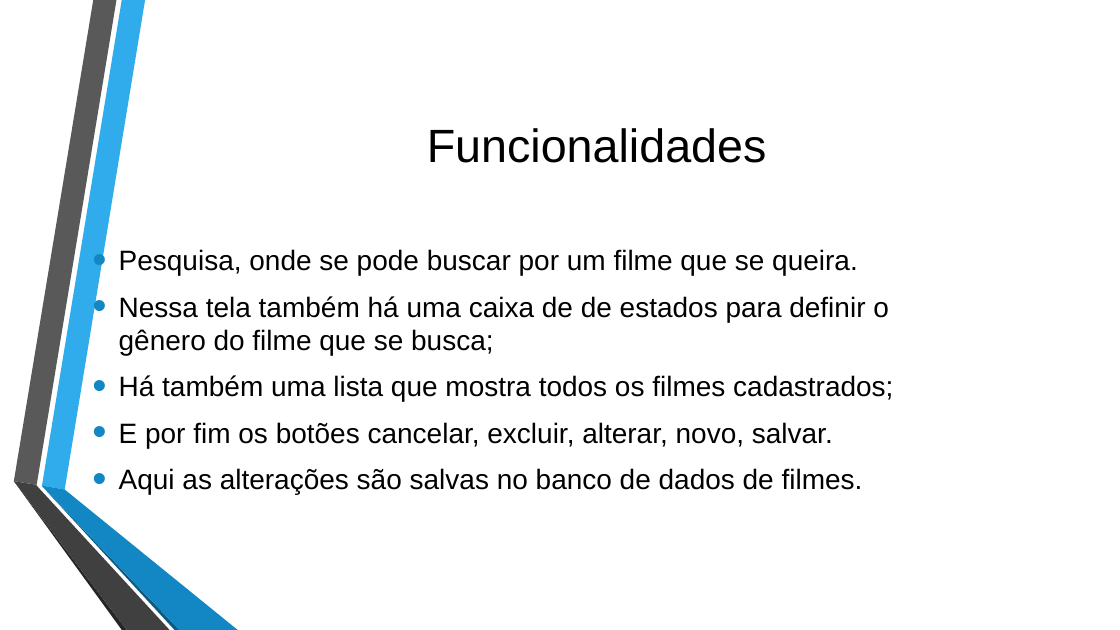
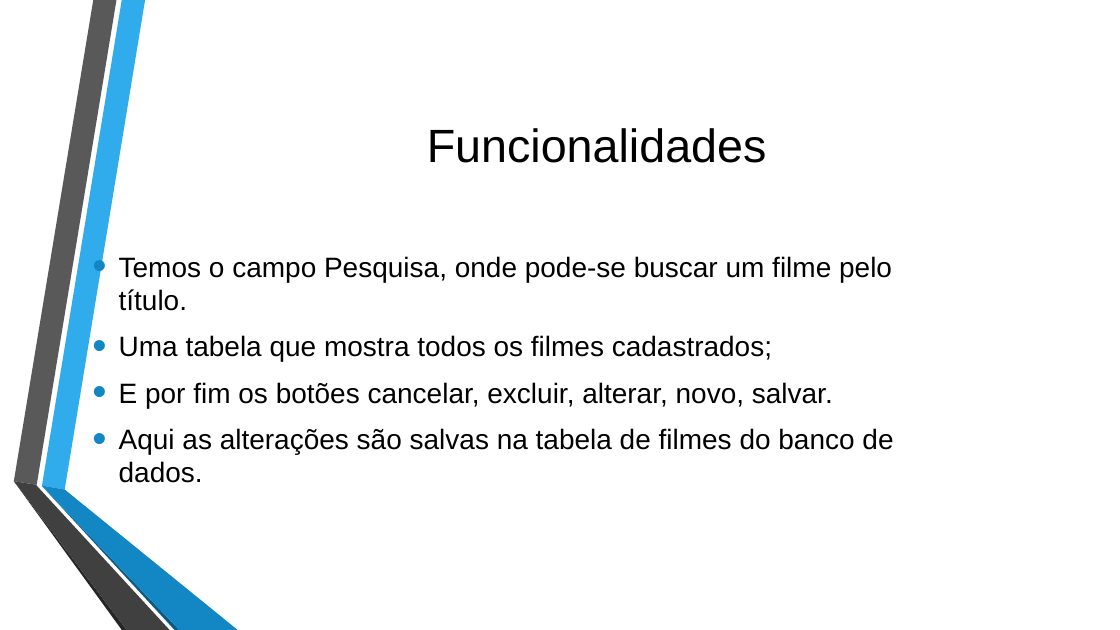
Before and after one commit to Rodrigojxj/ProjetoFinal_POO_2018.2_LocadoraDeVideo, a slide deck: slide 6 of LoopInfinito - Apresentação final.pptx. Drawn at 1120x630 pixels with LibreOffice and Linux fonts; fonts in the diff are those of the drawing; background and template pictures are left out. Boxes give left, top, right and bottom in pixels: in the first picture for what was removed or moved away, otherwise in the second. Text is boxed around its words. In the diff, an @@ line names an element or a change of style, - is before the commit and + after.

Commit message:
Slide com Alterações necessárias

```diff
--- a/LoopInfinito - Apresentação final.pptx
+++ b/LoopInfinito - Apresentação final.pptx
@@ text at (x1=119, y1=256, x2=892, y2=362): text changed @@
-    • Pesquisa, onde se pode buscar por um filme que se queira.
-    • Nessa tela também há uma caixa de de estados para definir o gênero do filme que se busca;
-    • Há também uma lista que mostra todos os filmes cadastrados;
+    • Temos o campo Pesquisa, onde pode-se buscar um filme pelo título.
+    • Uma tabela que mostra todos os filmes cadastrados;
@@ text at (x1=119, y1=428, x2=893, y2=483): text changed @@
-    • Aqui as alterações são salvas no banco de dados de filmes.
+    • Aqui as alterações são salvas na tabela de filmes do banco de dados.
```
Also in this commit, not shown: 7 other slides changed.
